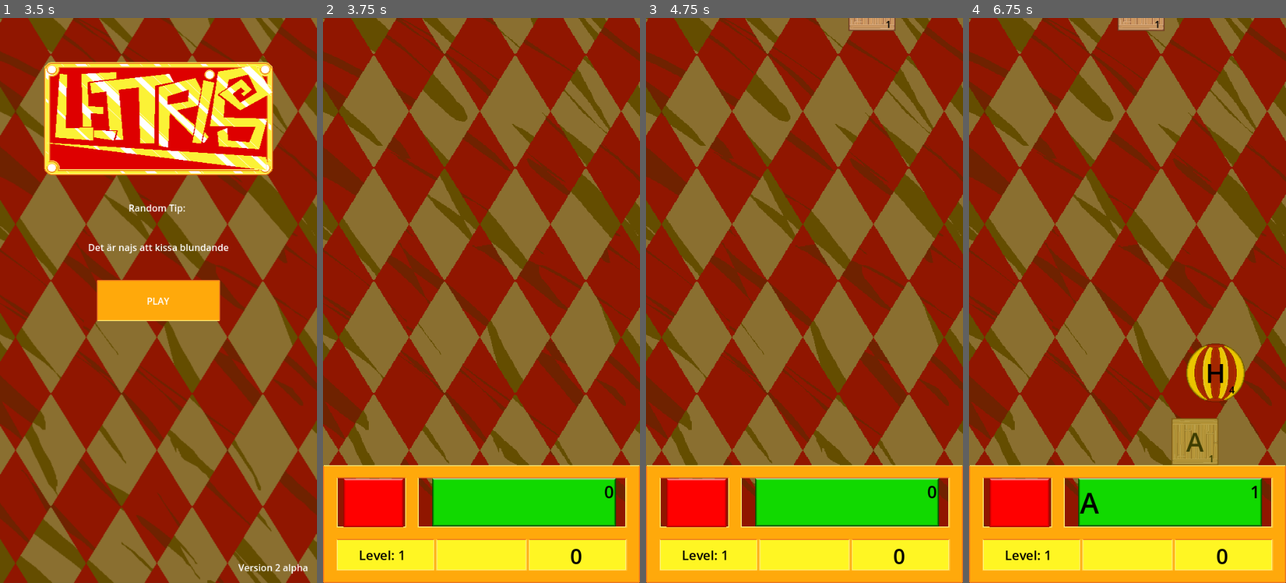
Above: before the commit, frames 1-4 (left to right).
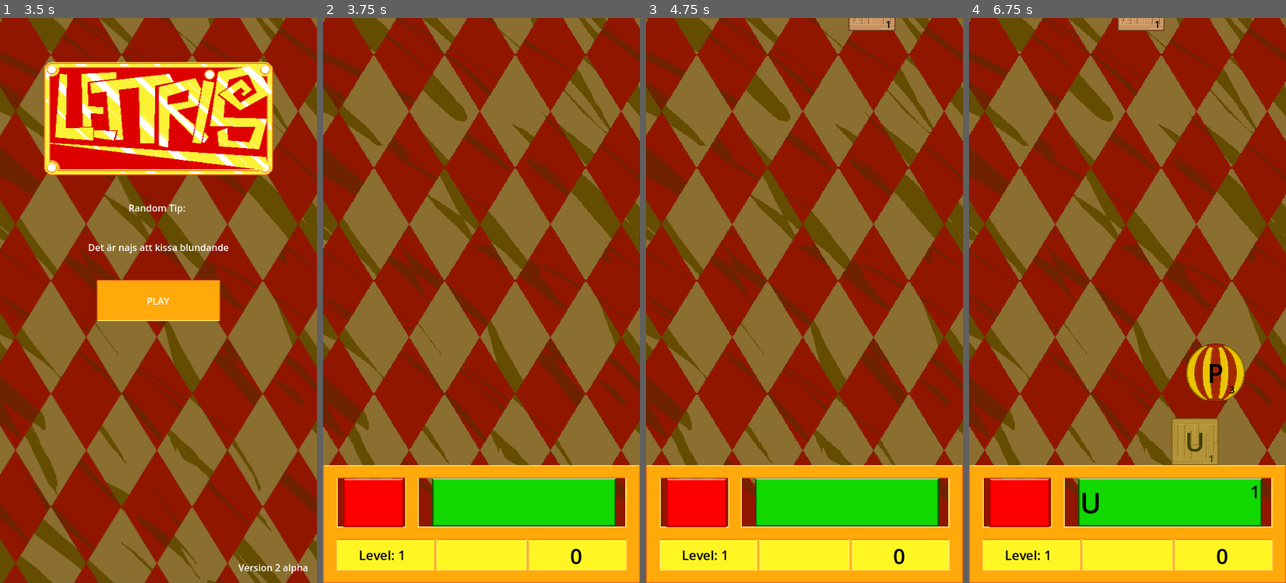
Above: after the commit, the same moments.

Repository: Reicher/lettris2
Game: Godot game, scene res://Main.tscn
Two runs of this game, one before a commit and one after it. Both use one fixed random seed, a clock stepped at 60 frames per second and the inputs below.
Inputs (mouse positions are in pixels of both pictures, inside the frame that each line leads up to):
- Up to frame 1 (3.5 s): tap Enter at 0.5, 2 s; tap Space at 1.25, 2.75 s
- Up to frame 2 (3.75 s): click "PLAY" at 3.5 s
- Up to frame 3 (4.75 s): click (696, 503) at 4.25 s
- Up to frame 4 (6.75 s): click (1168, 503) at 5 s; click (1168, 503) at 5.75 s; click (1194, 441) at 6.52 s

Frame 1 is identical in both runs. In frame 2, less than 0.1% of the frame differs, in the area x 88-92%, y 82-85%; in frame 3, less than 0.1%; in frame 4, 0.4%, in the area x 34-84%, y 61-88%.

Commit message:
restructured all game logic into one script

Diff:
--- a/scenes/Game.tscn
+++ b/scenes/Game.tscn
@@ -1,8 +1,7 @@
-[gd_scene load_steps=15 format=3 uid="uid://2dcfqcb5ygdl"]
+[gd_scene load_steps=14 format=3 uid="uid://2dcfqcb5ygdl"]
 
 [ext_resource type="Script" path="res://scripts/Game.gd" id="1_h8g5s"]
 [ext_resource type="Texture2D" uid="uid://whxsdiyncy77" path="res://assets/mall.png" id="1_wrcy1"]
-[ext_resource type="Script" path="res://scripts/UI.gd" id="2_8nee1"]
 [ext_resource type="Texture2D" uid="uid://86ey3tglhxfq" path="res://assets/spritesheet.png" id="2_t8dp4"]
 
 [sub_resource type="AtlasTexture" id="AtlasTexture_omyno"]
@@ -54,12 +53,7 @@
 grow_vertical = 2
 script = ExtResource("1_h8g5s")
 
-[node name="floor and walls" type="StaticBody2D" parent="."]
-
-[node name="CollisionPolygon2D" type="CollisionPolygon2D" parent="floor and walls"]
-polygon = PackedVector2Array(0, -120, 0, 760, 540, 760, 540, -120, 560, 780, -30, 780)
-
-[node name="Panel" type="Panel" parent="."]
+[node name="GameArea" type="Panel" parent="."]
 layout_mode = 1
 anchors_preset = 15
 anchor_right = 1.0
@@ -69,7 +63,7 @@
 size_flags_horizontal = 3
 size_flags_vertical = 3
 
-[node name="background" type="TextureRect" parent="Panel"]
+[node name="background" type="TextureRect" parent="GameArea"]
 texture_filter = 1
 layout_mode = 1
 anchors_preset = 15
@@ -80,7 +74,7 @@
 size_flags_vertical = 3
 texture = SubResource("AtlasTexture_omyno")
 
-[node name="UI" type="TextureRect" parent="Panel"]
+[node name="UI" type="TextureRect" parent="GameArea"]
 texture_filter = 1
 layout_mode = 1
 anchors_preset = 12
@@ -91,9 +85,8 @@
 grow_vertical = 0
 size_flags_vertical = 8
 texture = SubResource("AtlasTexture_4ax43")
-script = ExtResource("2_8nee1")
 
-[node name="Confirm" type="TextureButton" parent="Panel/UI"]
+[node name="Confirm" type="TextureButton" parent="GameArea/UI"]
 layout_mode = 0
 offset_left = 186.0
 offset_top = 22.0
@@ -102,7 +95,7 @@
 texture_normal = SubResource("AtlasTexture_v3o3s")
 texture_pressed = SubResource("AtlasTexture_m8ka1")
 
-[node name="Word" type="Label" parent="Panel/UI/Confirm"]
+[node name="Word" type="Label" parent="GameArea/UI/Confirm"]
 layout_mode = 0
 offset_left = 3.0
 offset_top = 3.0
@@ -112,7 +105,7 @@
 label_settings = SubResource("LabelSettings_8c24o")
 vertical_alignment = 1
 
-[node name="Value" type="Label" parent="Panel/UI/Confirm/Word"]
+[node name="Value" type="Label" parent="GameArea/UI/Confirm/Word"]
 layout_mode = 1
 anchors_preset = 1
 anchor_left = 1.0
@@ -124,7 +117,7 @@
 label_settings = SubResource("LabelSettings_kfx31")
 horizontal_alignment = 2
 
-[node name="Clear" type="TextureButton" parent="Panel/UI"]
+[node name="Clear" type="TextureButton" parent="GameArea/UI"]
 layout_mode = 0
 offset_left = 35.0
 offset_top = 23.0
@@ -133,7 +126,7 @@
 texture_normal = SubResource("AtlasTexture_rujbl")
 texture_pressed = SubResource("AtlasTexture_drxw4")
 
-[node name="Score" type="Label" parent="Panel/UI"]
+[node name="Score" type="Label" parent="GameArea/UI"]
 layout_mode = 0
 offset_left = 354.0
 offset_top = 129.0
@@ -144,7 +137,7 @@
 horizontal_alignment = 1
 vertical_alignment = 1
 
-[node name="Level" type="Label" parent="Panel/UI"]
+[node name="Level" type="Label" parent="GameArea/UI"]
 layout_mode = 0
 offset_left = 61.0
 offset_top = 137.0
@@ -152,6 +145,11 @@
 offset_bottom = 168.0
 text = "Level: 1"
 label_settings = SubResource("LabelSettings_6b4gm")
+
+[node name="floor and walls" type="StaticBody2D" parent="GameArea"]
+
+[node name="CollisionPolygon2D" type="CollisionPolygon2D" parent="GameArea/floor and walls"]
+polygon = PackedVector2Array(0, -120, 0, 760, 540, 760, 540, -120, 560, 780, -30, 780)
 
 [node name="Mall" type="TextureRect" parent="."]
 visible = false
@@ -165,6 +163,6 @@
 [node name="Timer" type="Timer" parent="."]
 autostart = true
 
-[connection signal="pressed" from="Panel/UI/Confirm" to="Panel/UI" method="_on_confirm_pressed"]
-[connection signal="pressed" from="Panel/UI/Clear" to="Panel/UI" method="_on_clear_pressed"]
+[connection signal="pressed" from="GameArea/UI/Confirm" to="." method="_on_confirm_pressed"]
+[connection signal="pressed" from="GameArea/UI/Clear" to="." method="_on_clear_pressed"]
 [connection signal="timeout" from="Timer" to="." method="_on_timer_timeout"]
--- a/scripts/Basebox.gd
+++ b/scripts/Basebox.gd
@@ -4,16 +4,44 @@
 
 @export var multiplier = 1
 
+var letterData = {
+	'A': { 'value': 1, 'quantity': 9 },  'B': { 'value': 3, 'quantity': 2 },
+	'C': { 'value': 3, 'quantity': 2 },  'D': { 'value': 2, 'quantity': 4 },
+	'E': { 'value': 1, 'quantity': 12 }, 'F': { 'value': 4, 'quantity': 2 },
+	'G': { 'value': 2, 'quantity': 3 },  'H': { 'value': 4, 'quantity': 2 },
+	'I': { 'value': 1, 'quantity': 9 },  'J': { 'value': 8, 'quantity': 1 },
+	'K': { 'value': 5, 'quantity': 1 },  'L': { 'value': 1, 'quantity': 4 },
+	'M': { 'value': 3, 'quantity': 2 },  'N': { 'value': 1, 'quantity': 6 },
+	'O': { 'value': 1, 'quantity': 8 },  'P': { 'value': 3, 'quantity': 2 },
+	'Q': { 'value': 10, 'quantity': 1 }, 'R': { 'value': 1, 'quantity': 6 },
+	'S': { 'value': 1, 'quantity': 4 },  'T': { 'value': 1, 'quantity': 6 },
+	'U': { 'value': 1, 'quantity': 4 },  'V': { 'value': 4, 'quantity': 2 },
+	'W': { 'value': 4, 'quantity': 2 },  'X': { 'value': 8, 'quantity': 1 },
+	'Y': { 'value': 4, 'quantity': 2 },  'Z': { 'value': 10, 'quantity': 1 }
+}
+
 var selected = false
 var letter = " "
 var value = 0
 var size = Vector2(80, 80) # TODO: Needs to be set dynamically
 
+func _get_semi_random_letter():
+	var random_number = randi() % (98 - 1) # Number of letter tiles
+	var count = 0
+
+	# Find the letter corresponding to the random_number
+	for letter in letterData.keys():
+		count += letterData[letter]['quantity']
+		if count > random_number:
+			return letter
+
 func _ready():
+	letter = _get_semi_random_letter()
+	value = letterData[letter].value
+	value *= multiplier
 	$Letter.text = letter
-	value *= multiplier
-	print("Value for " + letter + " is " + str(value) + " (multi x" + str(multiplier) + ")")
 	$Value.text = str(value)
+	print("Crated  " + letter + " with value " + str(value) + " (multi " + str(multiplier) +  ")")
 
 func _on_texture_button_pressed():
 	print("You clicked on box " + letter)
--- a/scripts/Game.gd
+++ b/scripts/Game.gd
@@ -7,35 +7,29 @@
 var Ball = preload("res://scenes/boxes/Ball.tscn")
 
 var rng = RandomNumberGenerator.new()
+var dictionary = []
 
-var letterData = {
-	'A': { 'value': 1, 'quantity': 9 },  'B': { 'value': 3, 'quantity': 2 },
-	'C': { 'value': 3, 'quantity': 2 },  'D': { 'value': 2, 'quantity': 4 },
-	'E': { 'value': 1, 'quantity': 12 }, 'F': { 'value': 4, 'quantity': 2 },
-	'G': { 'value': 2, 'quantity': 3 },  'H': { 'value': 4, 'quantity': 2 },
-	'I': { 'value': 1, 'quantity': 9 },  'J': { 'value': 8, 'quantity': 1 },
-	'K': { 'value': 5, 'quantity': 1 },  'L': { 'value': 1, 'quantity': 4 },
-	'M': { 'value': 3, 'quantity': 2 },  'N': { 'value': 1, 'quantity': 6 },
-	'O': { 'value': 1, 'quantity': 8 },  'P': { 'value': 3, 'quantity': 2 },
-	'Q': { 'value': 10, 'quantity': 1 }, 'R': { 'value': 1, 'quantity': 6 },
-	'S': { 'value': 1, 'quantity': 4 },  'T': { 'value': 1, 'quantity': 6 },
-	'U': { 'value': 1, 'quantity': 4 },  'V': { 'value': 4, 'quantity': 2 },
-	'W': { 'value': 4, 'quantity': 2 },  'X': { 'value': 8, 'quantity': 1 },
-	'Y': { 'value': 4, 'quantity': 2 },  'Z': { 'value': 10, 'quantity': 1 }
-}
+var selected_boxes = []
+var CurrentWord = ""
+
+var score = 0
+var level = 1
+
+func load_word_list(file_path):
+	# Open the text file
+	var file = FileAccess.open(file_path, FileAccess.READ)
+	var minimum_length = 2 # All words needs to be atleast 3 char long
+	while not file.eof_reached():
+		var word = file.get_line()
+		if len(word) > minimum_length:
+			dictionary.append(word)
+	file.close()
+	print("Loaded " + str(len(dictionary)) + " words into dictionary")
 
 func _ready():
-	pass
-
-func _get_semi_random_letter():
-	var random_number = randi() % (98 - 1) # Number of letter tiles
-	var count = 0
-
-	# Find the letter corresponding to the random_number
-	for letter in letterData.keys():
-		count += letterData[letter]['quantity']
-		if count > random_number:
-			return letter
+	load_word_list("res://assets/words_alpha.txt")
+	_update_word()
+	_update_score(0)
 
 func _get_next_box_type():
 	var box_types = [Normal, Silver, Gold, Ball]
@@ -47,7 +41,7 @@
 	var viewport_rect = get_viewport_rect()
 	var viewport_width = viewport_rect.size.x
 
-	# Check if any box is above the visible screen
+	# Check if any box is above the visible screen ( must be possible in some nicer way?)
 	for child in get_children():
 		if child.name != "Timer" and child.position.y < 0:
 			get_tree().change_scene_to_file("res://scenes/GameOver.tscn")
@@ -57,12 +51,52 @@
 	# Generate parameters for the box
 	var x_bounds = Vector2(box.size[0]/2, viewport_width - box.size[0]/2)
 	box.position = Vector2(rng.randf_range(x_bounds[0], x_bounds[1]), -30)
-	box.letter = _get_semi_random_letter()
-	box.value = letterData[box.letter].value
+	box.clicked.connect(box_clicked)
 
-	# Connect box click to UI
-	var ui_node = get_node("Panel/UI")
-	box.clicked.connect(ui_node.box_clicked)
+	add_child(box)
 
-	# Add the instantiated scene to the current scene
-	add_child(box)
+func box_clicked(box):
+	if box.selected and box not in selected_boxes:
+		selected_boxes.append(box)
+	elif box in selected_boxes:
+		selected_boxes.erase(box)
+	else:
+		print("Something is very off...")
+
+	_update_word()
+
+func _on_clear_pressed():
+	for box in selected_boxes:
+		box.select(false)
+	selected_boxes.clear()
+	_update_word()
+
+func _on_confirm_pressed():
+	if not dictionary.has(CurrentWord.to_lower()):
+		return
+
+	var points = 0
+	for box in selected_boxes:
+		points += box.value
+		box.destroy()
+	selected_boxes.clear()
+
+	_update_word()
+	_update_score(points)
+
+func _update_word():
+	CurrentWord = ""
+	var points = 0
+	for box in selected_boxes:
+		CurrentWord += box.letter
+		points += box.value
+
+	get_node("GameArea/UI/Confirm/Word/Value").text = str(points) if points != 0 else ""
+	get_node("GameArea/UI/Confirm/Word").text = CurrentWord
+
+func _update_score(points):
+	score += points
+	level = 1 + int(score / 10)
+
+	get_node("GameArea/UI/Score").text = str(score)
+	get_node("GameArea/UI/Level").text = "Level: " + str(level)
--- a/scripts/UI.gd
+++ /dev/null
@@ -1,74 +0,0 @@
-extends TextureRect
-
-var dictionary = []
-var selected_boxes = []
-var word = ""
-var word_points = 0
-var score = 0
-var level = 1
-
-func load_word_list(file_path):
-	# Open the text file
-	var file = FileAccess.open(file_path, FileAccess.READ)
-	var minimum_length = 2 # All words needs to be atleast 3 char long
-	while not file.eof_reached():
-		var word = file.get_line()
-		if len(word) > minimum_length:
-			dictionary.append(word)
-	file.close()
-	print("Loaded " + str(len(dictionary)) + " words into dictionary")
-
-func _ready():
-	load_word_list("res://assets/words_alpha.txt")
-
-	update_word_display()
-	update_score_display()
-
-func box_clicked(box):
-	if box.selected and box not in selected_boxes:
-		selected_boxes.append(box)
-	elif box in selected_boxes:
-		selected_boxes.erase(box)
-	else:
-		print("Something is very off...")
-
-	_update_word()
-
-func _update_word():
-	word = ""
-	word_points = 0
-	for box in selected_boxes:
-		word += box.letter
-		word_points += box.value
-	update_word_display()
-
-func _on_clear_pressed():
-	for box in selected_boxes:
-		box.select(false)
-	selected_boxes.clear()
-	_update_word()
-
-func _on_confirm_pressed():
-	var word_valid = true  # Add your validation logic here
-	if not dictionary.has(word.to_lower()):
-		print(word + " not in wordlist")
-		return
-
-	score += word_points
-	update_score_display()
-	print(score)
-	for box in selected_boxes:
-		box.destroy()
-	selected_boxes.clear()
-	_update_word()
-
-	level = 1 + int(score / 10)
-	get_node("Level").text = "Level: " + str(level)
-	get_node("Score").text = str(score)
-
-func update_word_display():
-	get_node("Confirm/Word").text = word
-	get_node("Confirm/Word/Value").text = str(word_points)
-
-func update_score_display():
-	get_node("Score").text = str(score)
